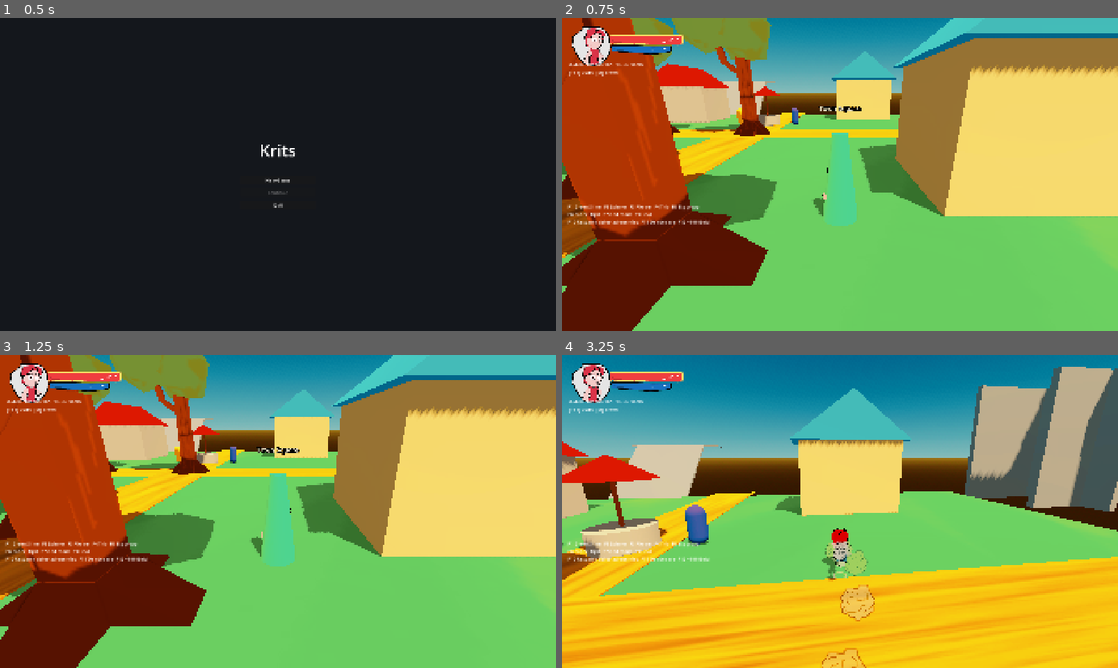
Above: before the commit, frames 1-4 (two rows, left to right).
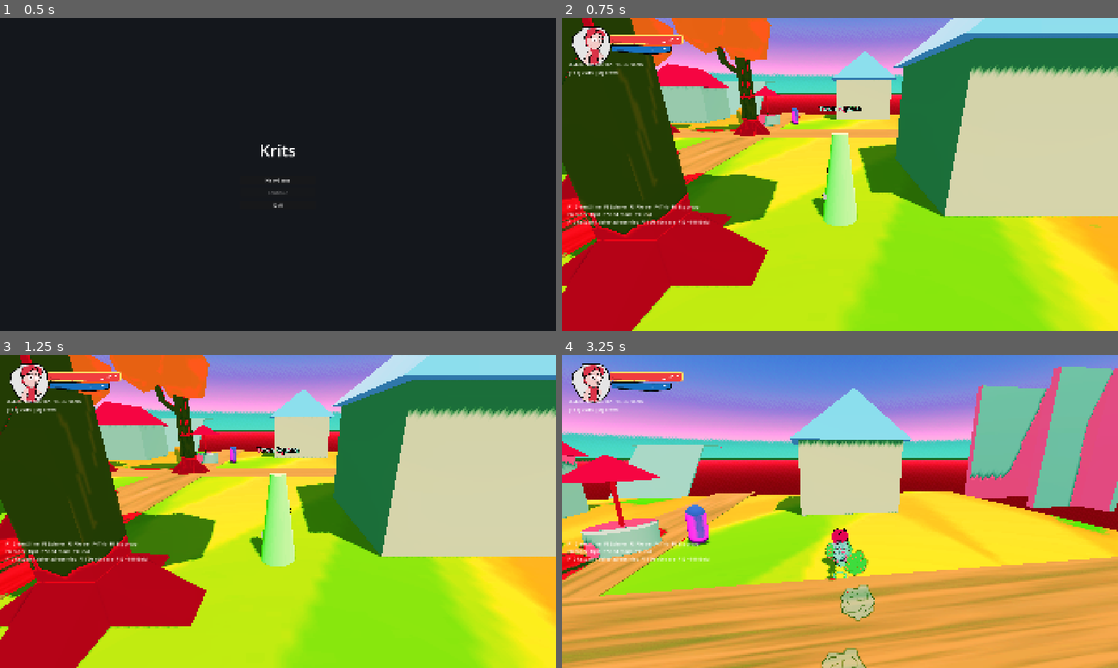
Above: after the commit, the same moments.

Repository: doggoanim/Krits
Game: Godot game, scene res://ui/main_menu.tscn
Same seed, same stepped clock (60 frames per second), same inputs: the game is played once before the commit and once after it.
Inputs (mouse positions are in pixels of both pictures, inside the frame that each line leads up to):
- Up to frame 1 (0.5 s): no input
- Up to frame 2 (0.75 s): click "New Game" at 0.5 s
- Up to frame 3 (1.25 s): no input
- Up to frame 4 (3.25 s): tap Enter at 1.25 s; move the mouse to (867, 511) at 1.27 s; hold Ctrl (crouch_pound) 1.28-2.03 s; hold W (move_forward) from 1.28 s (still down); click (867, 511) at 1.42 s; tap Space (jump) at 1.52, 2.27 s; move the mouse to (812, 511) at 2.02 s; tap E (interact) at 2.1 s; move the mouse to (851, 505) at 2.77 s; hold Shift (roll_dive) from 2.78 s (still down)

Frame 1 is identical in both runs. In frame 2, 99% of the frame differs, in the area x 0-100%, y 0-100%; in frame 3, 99%; in frame 4, 98%.

Commit message:
reimport these to texture3d

Diff:
--- a/world/grass_biome_lighting.tres
+++ b/world/grass_biome_lighting.tres
@@ -1,10 +1,10 @@
 [gd_resource type="Resource" script_class="EnvironmentConfig" format=3 uid="uid://cxq5uev4mffcc"]
 
+[ext_resource type="CompressedTexture3D" uid="uid://bpipx5va4rkqu" path="res://assets/luts/sakura_lut.png" id="1_q3pbs"]
 [ext_resource type="Script" uid="uid://d2qvr17ggn6bb" path="res://world/environment_config.gd" id="1_v032n"]
-[ext_resource type="CompressedTexture3D" uid="uid://b7ywf065f6aoe" path="res://assets/luts/sunset_lut.png" id="2_lut"]
 
 [resource]
 script = ExtResource("1_v032n")
 brightness = 0.83
 contrast = 1.12
-color_correction_lut = ExtResource("2_lut")
+color_correction_lut = ExtResource("1_q3pbs")
Not shown, added: assets/luts/palm_springs_lut.png.import
Not shown, added: assets/luts/pastry_wonderland_lut.png.import
Not shown, added: assets/luts/sakura_lut.png.import
Not shown, added: assets/luts/sunset_psd_lut.png.import
Not shown, added: assets/luts/urban_fantasy_lut.png.import
Not shown, added: assets/luts/venice_beach_lut.png.import
